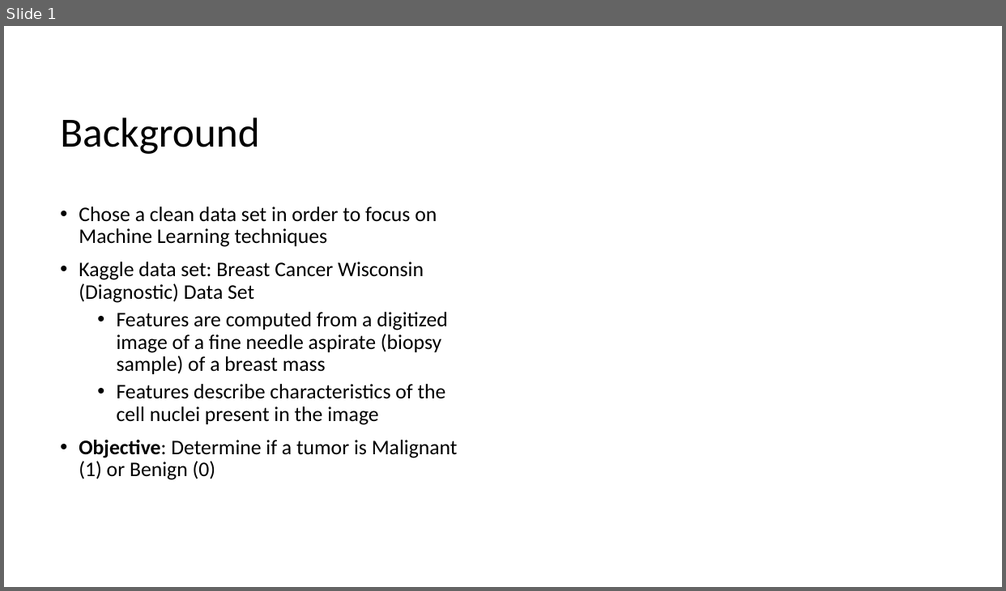
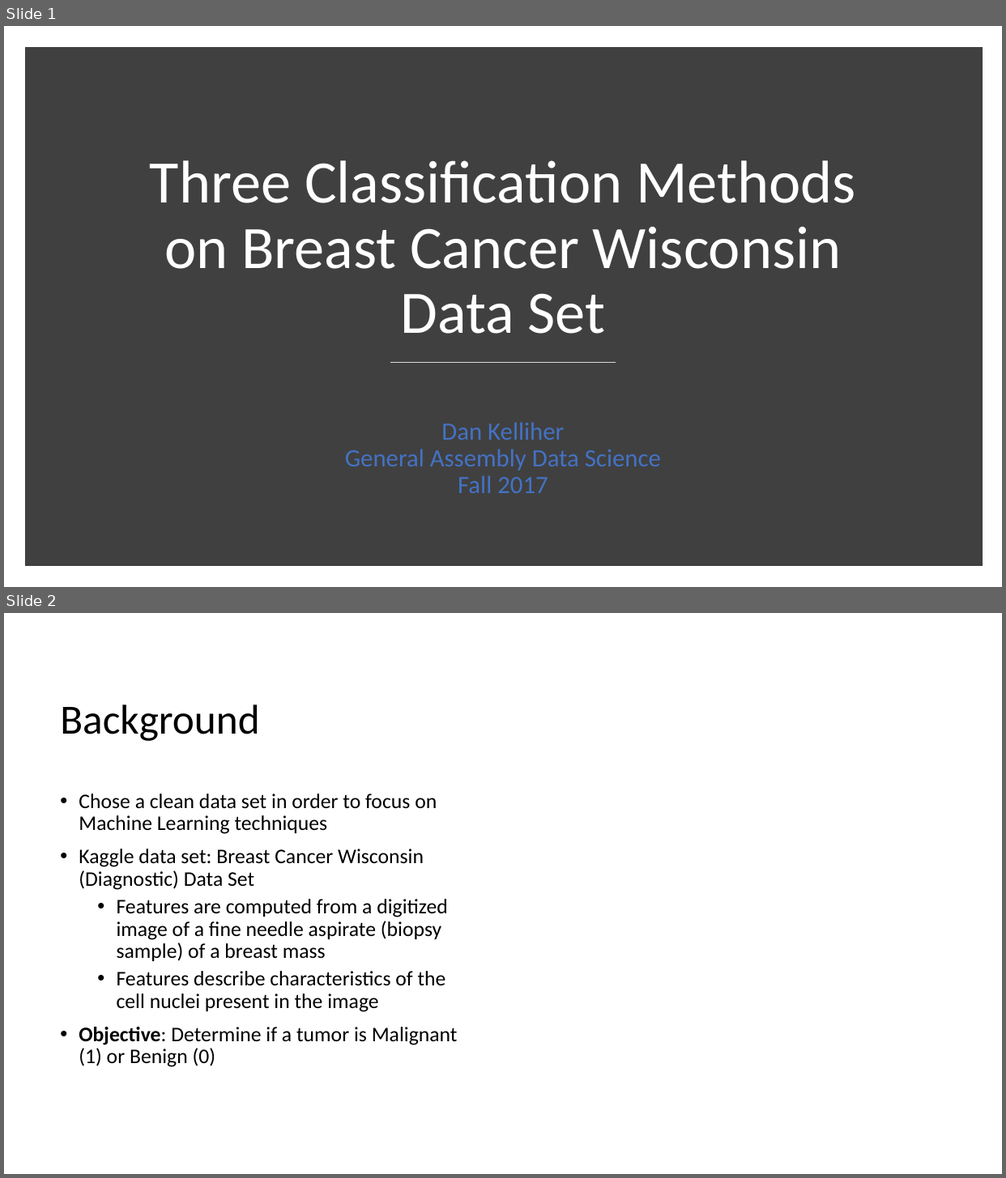
Before and after one commit to d-kell/DanKelliher_GA, a slide deck: final_project/Final_Presentation_Dan_Kelliher_04DEC17.pptx. Shown one above the other, each under a label of ours: slide 1 before the commit, slides 1 and 2 after it. The pictures are 1006x591 and 1006x1178 pixels, drawn with LibreOffice and Linux fonts; fonts in the diff are those of the drawing; background and template pictures are left out. Boxes give left, top, right and bottom in pixels: in the first picture for what was removed or moved away, otherwise in the second. Text is boxed around its words. In the diff, an @@ line names an element or a change of style, - is before the commit and + after.

Commit message:
Push for final project edit

```diff
--- a/final_project/Final_Presentation_Dan_Kelliher_04DEC17.pptx
+++ b/final_project/Final_Presentation_Dan_Kelliher_04DEC17.pptx
@@ slide 1 added at (4, 26, 1002, 587), background #FFFFFF @@
@@ rectangle added at (30, 52, 978, 561), fill #404040, outline #404040 10 pt @@
@@ title added at (150, 160, 856, 334), 58 pt, text #FFFFFF @@
+Three Classification Methods on Breast Cancer Wisconsin Data Set
@@ line added from (391, 362) to (616, 362), #D9D9D9 1 pt @@
@@ subtitle added at (345, 422, 661, 493), 24 pt, text #4472C4 @@
+Dan Kelliher
+General Assembly Data Science
+Fall 2017
@@ what was slide 1 is now slide 2 @@
```
